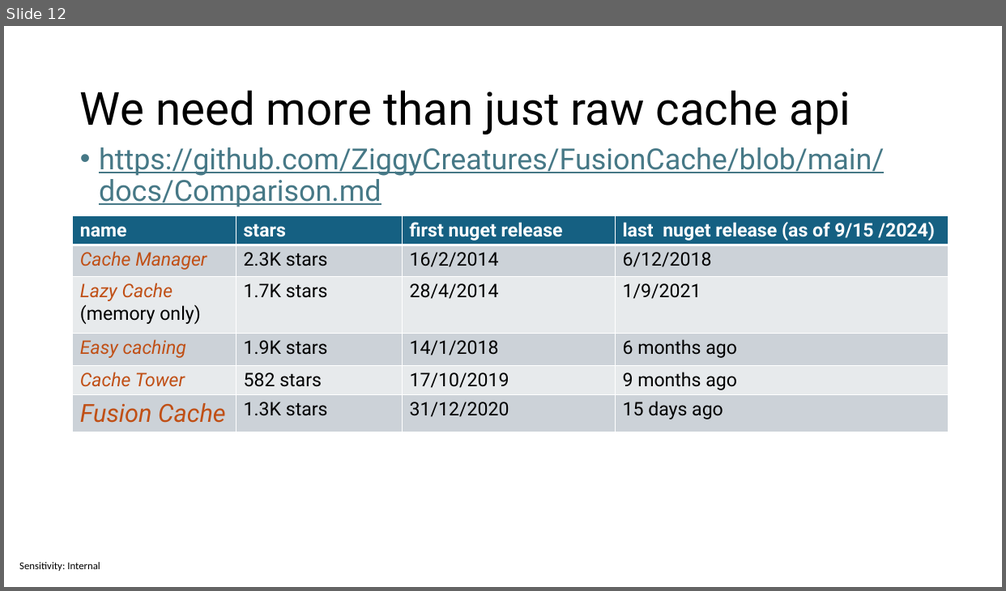
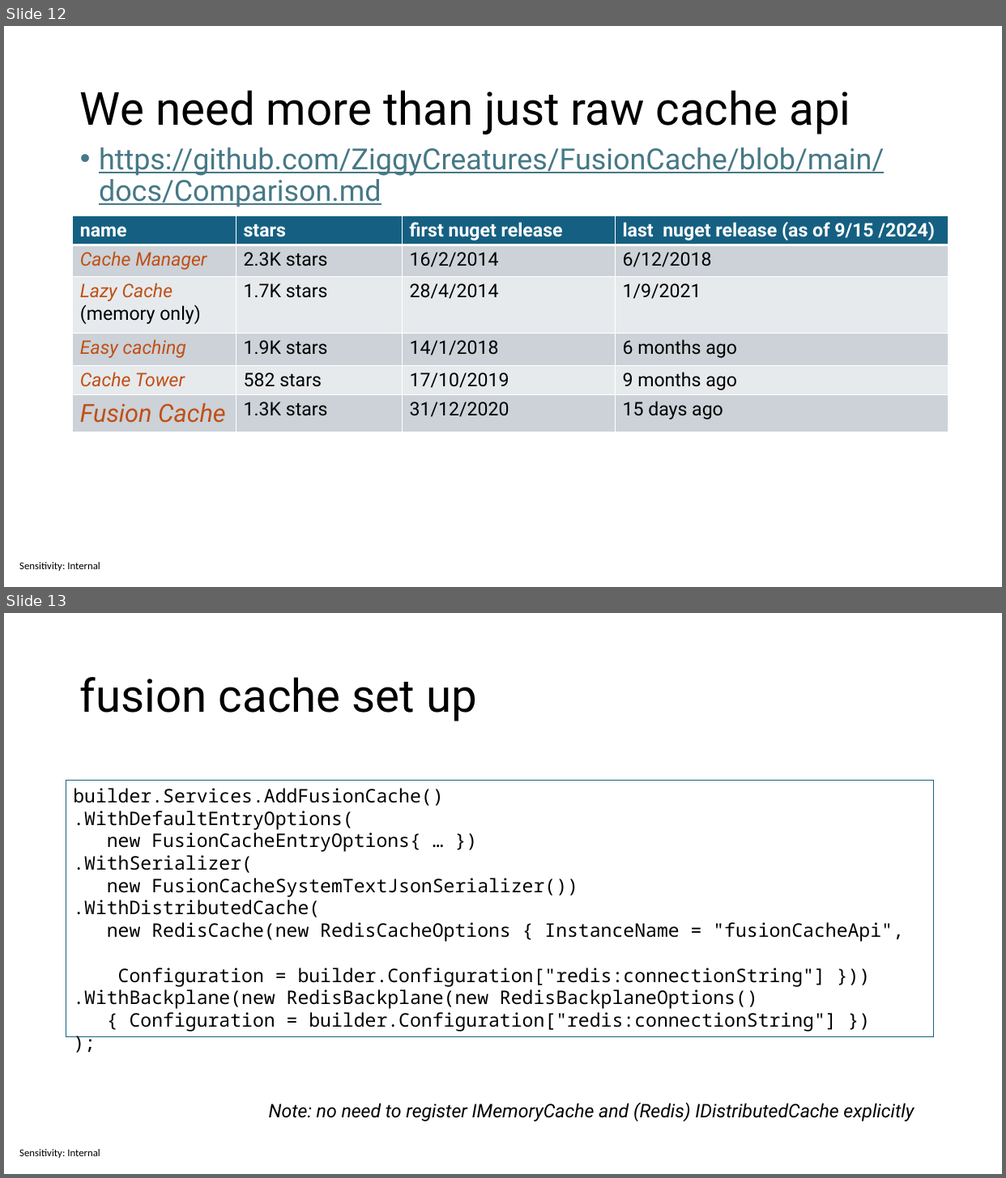
Before and after one commit to sabbadino/cache-like-a-pro-fusion-cache, a slide deck: cache-like-a-pro.pptx. Shown one above the other, each under a label of ours: slide 12 before the commit, slides 12 and 13 after it. The pictures are 1006x591 and 1006x1178 pixels, drawn with LibreOffice and Linux fonts; fonts in the diff are those of the drawing. Boxes give left, top, right and bottom in pixels: in the first picture for what was removed or moved away, otherwise in the second. Text is boxed around its words. In the diff, an @@ line names an element or a change of style, - is before the commit and + after.

```diff
--- a/cache-like-a-pro.pptx
+++ b/cache-like-a-pro.pptx
@@ slide 13 added at <box>4,613,1002,1174</box>, background #FFFFFF; not listed: 1 template element that a slide beside it also shows @@
@@ title added at <box>80,677,477,722</box>, 44 pt, text #000000 @@
+fusion cache set up
@@ rectangle added at <box>66,781,934,1037</box>, outline #156082 0.75 pt, 18 pt, text #000000 @@
+builder.Services.AddFusionCache()
+.WithDefaultEntryOptions(
+new FusionCacheEntryOptions{ … })
+.WithSerializer(
+new FusionCacheSystemTextJsonSerializer())
+.WithDistributedCache(
+new RedisCache(new RedisCacheOptions { InstanceName = "fusionCacheApi",
+Configuration = builder.Configuration["redis:connectionString"] }))
+.WithBackplane(new RedisBackplane(new RedisBackplaneOptions()
+{ Configuration = builder.Configuration["redis:connectionString"] })
+);
@@ text added at <box>269,1102,914,1122</box>, 18 pt, text #000000, italic @@
+Note: no need to register IMemoryCache and (Redis) IDistributedCache explicitly
```
Also in this commit, not shown: 3 slides changed, 6 other slides added, 1 slide removed, 4 other files.
